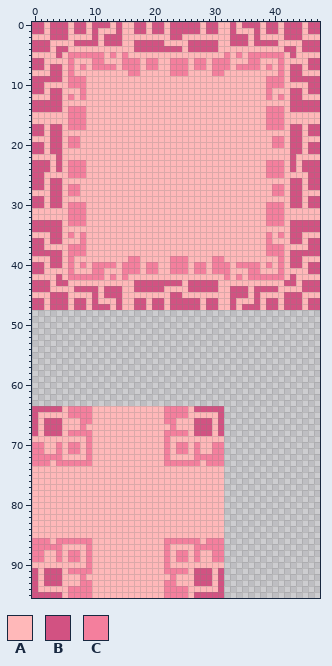
Edited in one commit: sprite sheet (Assets/Resources/Tile/SwitchGroundSS.png). Above is the file before it was changed.
The file is 48x96 pixels. Colours within 5 levels of each other are drawn and written as one.
Palette (. is transparent): A #ffb8b9  B #d25282  C #f47f9d
Once edited:
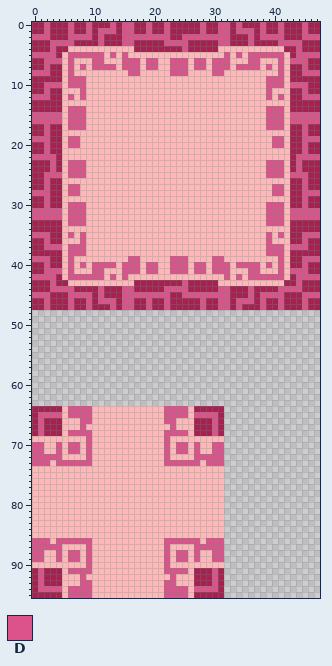
Colours new in this view: D #db538a
Change:
colour B: #d25282 -> #a62150
Changed rows in their new state; - is a pixel that keeps its letter.
first column x 0:
 0 --D---D--D---D-DD--D--D-----D--DD-D---D--D---D--
 1 --D---D--D-DDD-DD--D--D-----D--DD-DDD-D--D---D--
 2 DDD---DDDD-D---DDDDDDDD--DDDDDDDD---D-DDDD---DDD
 3 ---DDDD----D---DD-----DDDD-----DD---D----DDDD---
 4 ---D---------------------D------------------D---
 5 DDDD--DDDDDD-D-D----------------D-D-DDDDDD--DDDD
 6 --DDD-D---DD---DDD-DD--DDD-DD-DDD---DD---D-DDD--
 7 --D---D-D-DDDD-DDD-DD--DDD-DD-DDD-DDDD-D-D---D--
 8 DDD---D---------DD-----DDD----DD---------D---DDD
 9 ------DDD------------------------------DDD------
10 --DDD-DDD------------------------------DDD-DDD--
11 --D-----D------------------------------D-----D--
12 DDD---D-D------------------------------D-D---DDD
14 ------DDD------------------------------DDD------
15 DDDDD-DDD------------------------------DDD-DDDDD
16 DDDDD-DDD------------------------------DDD-DDDDD
17 --D---DDD------------------------------DDD---D--
18 --D------------------------------------------D--
19 DDD---DD--------------------------------DD---DDD
20 --D---DD--------------------------------DD---D--
21 --D------------------------------------------D--
22 DDDD----------------------------------------DDDD
23 ---D--DDD------------------------------DDD--D---
24 ---D--DDD------------------------------DDD--D---
25 --DDD-DDD------------------------------DDD-DDD--
26 --D------------------------------------------D--
27 --D---DD--------------------------------DD---D--
28 DDD---DD--------------------------------DD---DDD
29 --D------------------------------------------D--
30 --D---DDD------------------------------DDD---D--
31 DDDDD-DDD------------------------------DDD-DDDDD
32 DDDDD-DDD------------------------------DDD-DDDDD
33 ------DDD------------------------------DDD------
35 DDD---D-D------------------------------D-D---DDD
36 --D-----D------------------------------D-----D--
37 --DDD-DDD------------------------------DDD-DDD--
38 ------DDD------------------------------DDD------
39 DDD---D---------DD-----DDD----DD---------D---DDD
40 --D---D-D-DDDD-DDD-DD--DDD-DD-DDD-DDDD-D-D---D--
41 --DDD-D---DD---DDD-DD--DDD-DD-DDD---DD---D-DDD--
42 DDDD--DDDDDD-D-D----------------D-D-DDDDDD--DDDD
43 ---D---------------------D------------------D---
44 ---DDDD----D---DD-----DDDD-----DD---D----DDDD---
45 DDD---DDDD-D---DDDDDDDD--DDDDDDDD---D-DDDD---DDD
46 --D---D--D-DDD-DD--D--D-----D--DD-DDD-D--D---D--
47 --D---D--D---D-DD--D--D-----D--DD-D---D--D---D--
first column x 0:
64 ------DDDD------------DDDD------
65 -DDDD-DDDD------------DDDD-DDDD-
66 -D------DD------------DD------D-
67 -D------D--------------D------D-
68 -D----DDDD------------DDDD----D-
69 ---------D------------D---------
70 DD--D-DD-D------------D-DD-D--DD
71 DD--D-DD-D------------D-DD-D--DD
72 DDDDD----D------------D----DDDDD
73 DDD-DDDDDD------------DDDDDD-DDD
first column x 0:
86 DDD-DDDDDD------------DDDDDD-DDD
87 DDDDD----D------------D----DDDDD
88 DD--D-DD-D------------D-DD-D--DD
89 DD--D-DD-D------------D-DD-D--DD
90 ---------D------------D---------
91 -D----DDDD------------DDDD----D-
92 -D------D--------------D------D-
93 -D------DD------------DD------D-
94 -DDDD-DDDD------------DDDD-DDDD-
95 ------DDDD------------DDDD------
